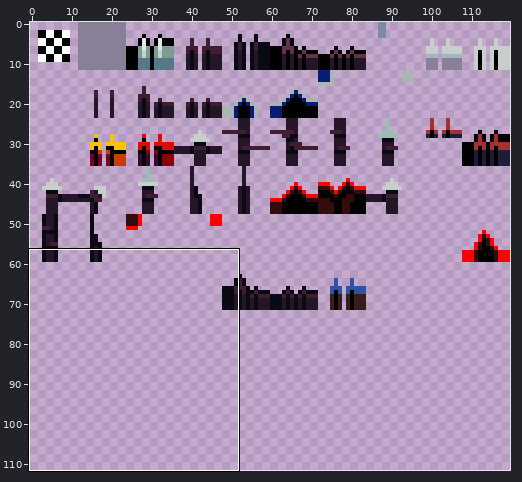
Two states of a sprite sheet, tilesets/ts_spines/output_tileset.png. The picture above shows the old version from afar; the outline marks the close-up.
Close-up. Before the commit:
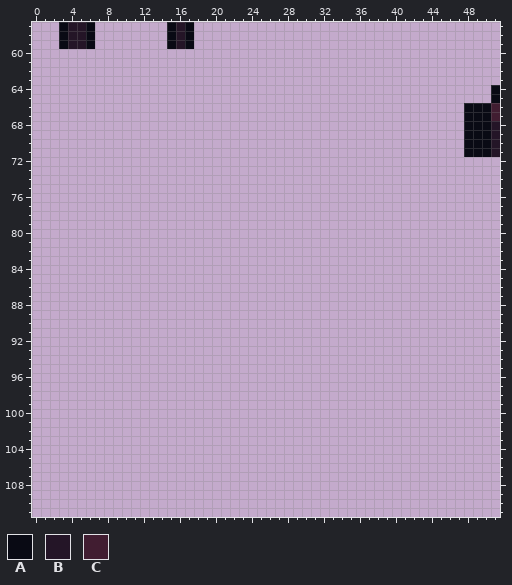
The file is 120x132 pixels. Shown: x 0..51, y 57..111. The wide view leaves out empty margins. The commit also changed other parts of the picture, which this record leaves out.
Palette (. is transparent): A #090a14  B #241527  C #411d31
Pixels before (only the part around the change), first column x 0:
 57 ...ABBA........ABA..................................
 58 ...ABBA........ABA..................................
 59 ...ABBA........ABA..................................
 60 ....................................................
 61 ....................................................
 62 ....................................................
 63 ....................................................
 64 ...................................................A
 65 ...................................................A
 66 ................................................AAAC
 67 ................................................AAAC
 68 ................................................AAAB
 69 ................................................AAAB
 70 ................................................AAAB
 71 ................................................AAAB
 72 ....................................................
 73 ....................................................
 74 ....................................................
 75 ....................................................
 76 ....................................................
 77 ....................................................
 78 ....................................................
 79 ....................................................
 80 ....................................................
 81 ....................................................
 82 ....................................................
 83 ....................................................
 84 ....................................................
 85 ....................................................
 86 ....................................................
 87 ....................................................
 88 ....................................................
 89 ....................................................
 90 ....................................................
 91 ....................................................
 92 ....................................................
 93 ....................................................
 94 ....................................................
 95 ....................................................
 96 ....................................................
 97 ....................................................
 98 ....................................................
 99 ....................................................
100 ....................................................
101 ....................................................
102 ....................................................
103 ....................................................
104 ....................................................
105 ....................................................
106 ....................................................
107 ....................................................
108 ....................................................
109 ....................................................
110 ....................................................
111 ....................................................
New version:
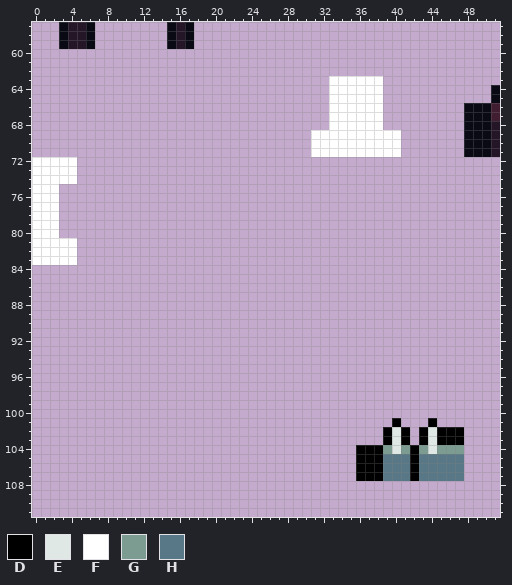
Colours new in this view: D #000000  E #dfe8e5  F #ffffff  G #7c9c91  H #597887
From old to new:
Changed rows in their new state; - is an unchanged pixel.
first column x 0:
 63 ---------------------------------FFFFFF--
 64 ---------------------------------FFFFFF--
 65 ---------------------------------FFFFFF--
 66 ---------------------------------FFFFFF--
 67 ---------------------------------FFFFFF--
 68 ---------------------------------FFFFFF--
 69 -------------------------------FFFFFFFFFF
 70 -------------------------------FFFFFFFFFF
 71 -------------------------------FFFFFFFFFF
 72 FFFFF------------------------------------
 73 FFFFF------------------------------------
 74 FFFFF------------------------------------
 75 FFF--------------------------------------
 76 FFF--------------------------------------
 77 FFF--------------------------------------
 78 FFF--------------------------------------
 79 FFF--------------------------------------
 80 FFF--------------------------------------
 81 FFFFF------------------------------------
 82 FFFFF------------------------------------
 83 FFFFF------------------------------------
first column x 36:
101 ----D---D---
102 ---DED-DEDDD
103 ---DED-DEDDD
104 DDDGEGDGEGGG
105 DDDHHHDHHHHH
106 DDDHHHDHHHHH
107 DDDHHHDHHHHH
Changed places in both close-ups, as pixel boxes (x1, y1, x2, y2):
added: (311, 76, 401, 157)
added: (32, 157, 77, 265)
added: (356, 418, 464, 481)
